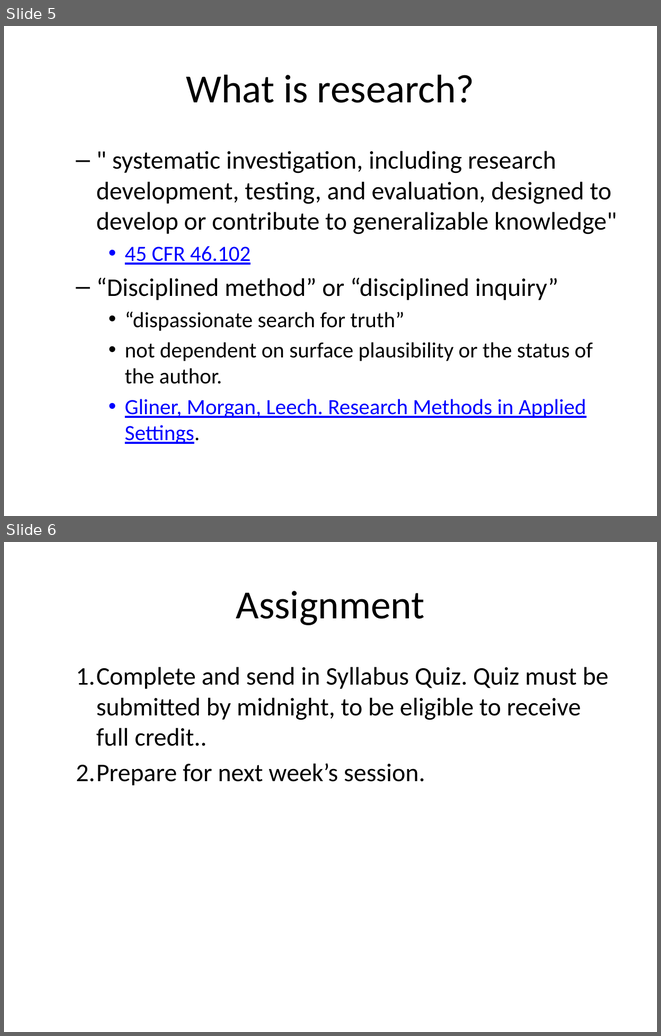
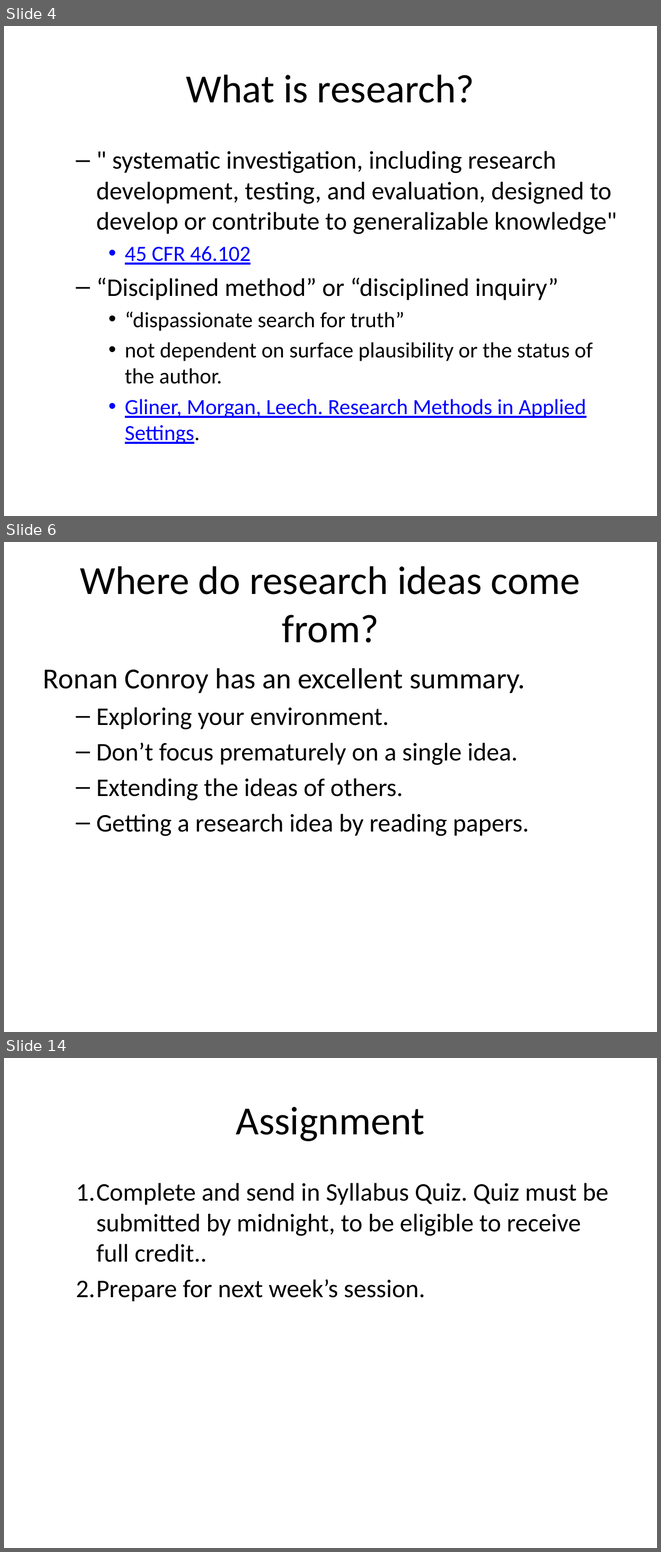
Before and after one commit to classes-medb/5510, a slide deck: src/video-1-introduction.pptx. Shown one above the other, each under a label of ours: slides 5 and 6 before the commit, slides 4, 6 and 14 after it; the slides between them are not shown. The pictures are 661x1036 and 661x1552 pixels, drawn with LibreOffice and Linux fonts; fonts in the diff are those of the drawing. Boxes give left, top, right and bottom in pixels: in the first picture for what was removed or moved away, otherwise in the second. Text is boxed around its words. In the diff, an @@ line names an element or a change of style, - is before the commit and + after.

Commit message:
Started research dichotomies in video-1.

```diff
--- a/src/video-1-introduction.pptx
+++ b/src/video-1-introduction.pptx
@@ slide 6 added at box(4, 542, 657, 1032), background #FFFFFF @@
@@ title added at box(80, 566, 580, 643), 44 pt, text #000000 @@
+Where do research ideas come from?
@@ text added at box(43, 668, 529, 836), 28 pt, text #000000 @@
+Ronan Conroy has an excellent summary.
+  – Exploring your environment.
+  – Don’t focus prematurely on a single idea.
+  – Extending the ideas of others.
+  – Getting a research idea by reading papers.
@@ what was slide 5 is now slide 4 @@
@@ what was slide 6 is now slide 14 @@
```
Also in this commit, not shown: 1 slide changed, 8 other slides added, 1 slide removed, 3 other files.
